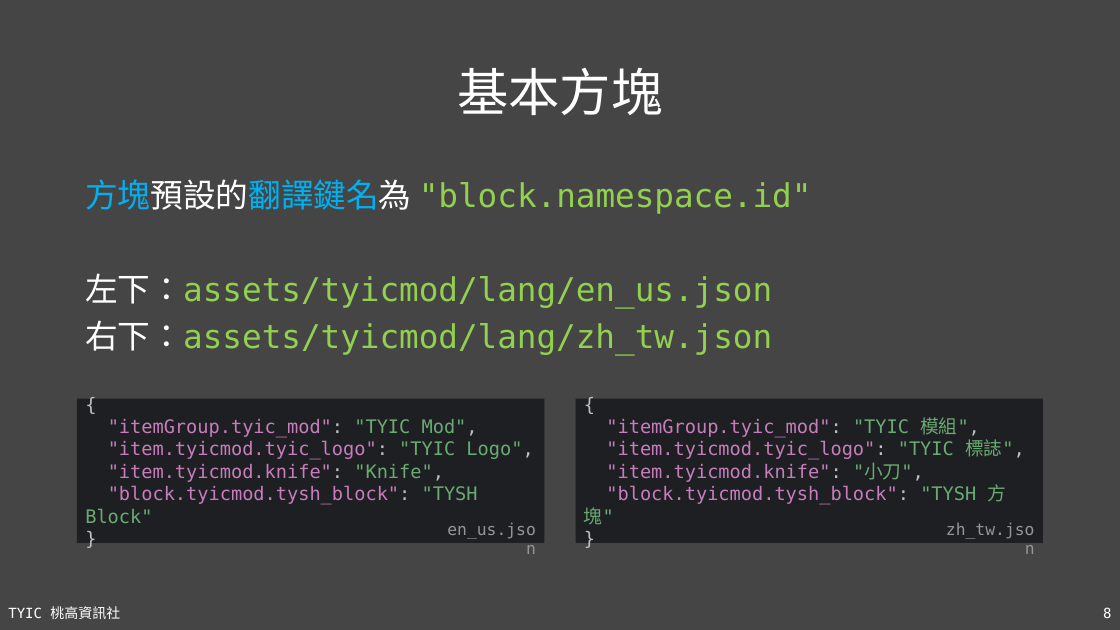
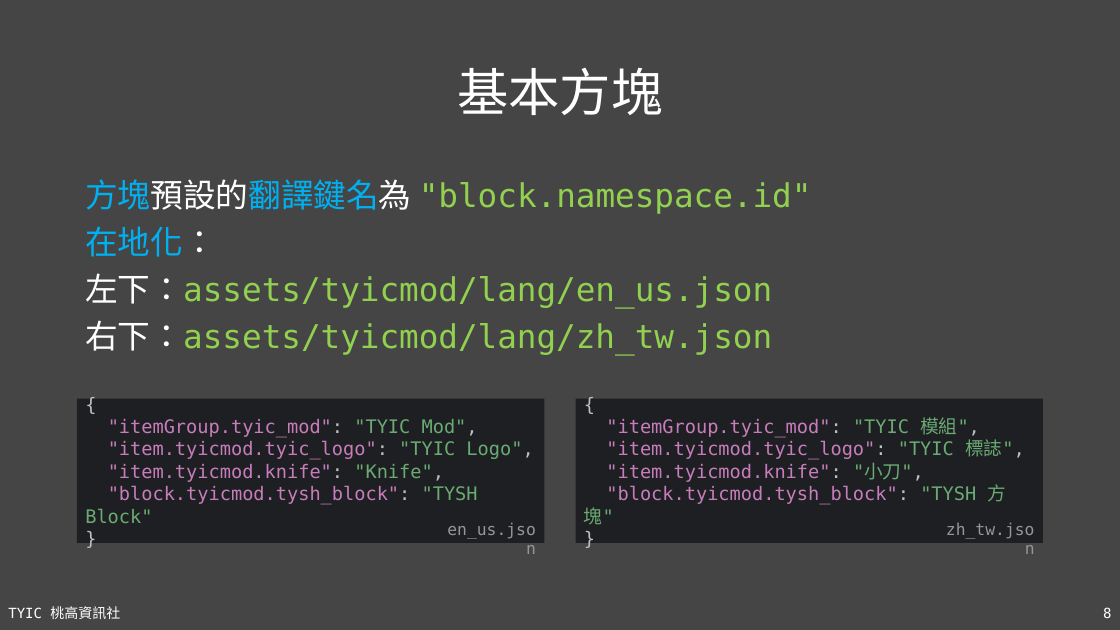
Before and after one commit to TYSHIC/slides, a slide deck: slide 8 of ppt/52_Java 專案：方塊.pptx. Drawn at 1120x630 pixels with LibreOffice and Linux fonts; fonts in the diff are those of the drawing. Boxes give left, top, right and bottom in pixels: in the first picture for what was removed or moved away, otherwise in the second. Text is boxed around its words. In the diff, an @@ line names an element or a change of style, - is before the commit and + after.

```diff
--- a/ppt/52_Java 專案：方塊.pptx
+++ b/ppt/52_Java 專案：方塊.pptx
@@ text at (85, 226, 216, 257): paragraph added @@
+在地化：
```
Also in this commit, not shown: 5 other slides changed, 6 other files.
